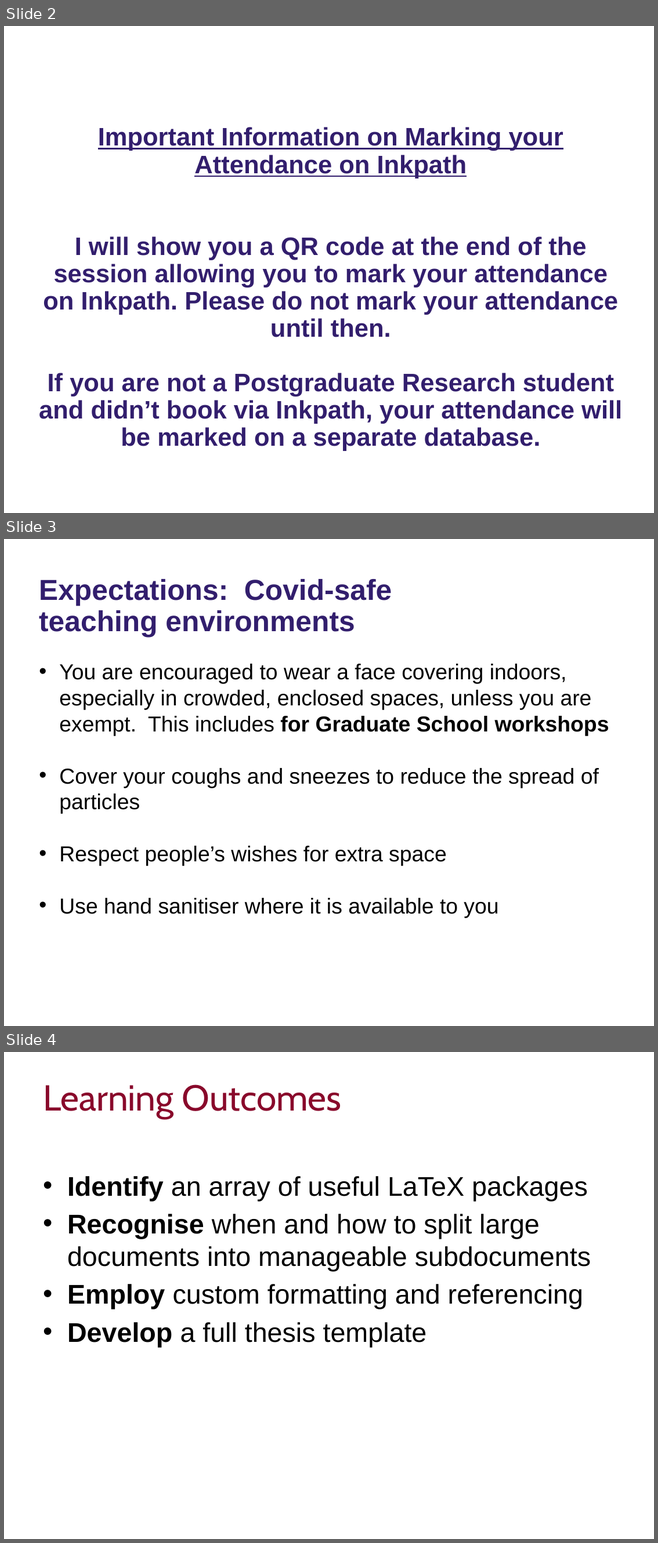
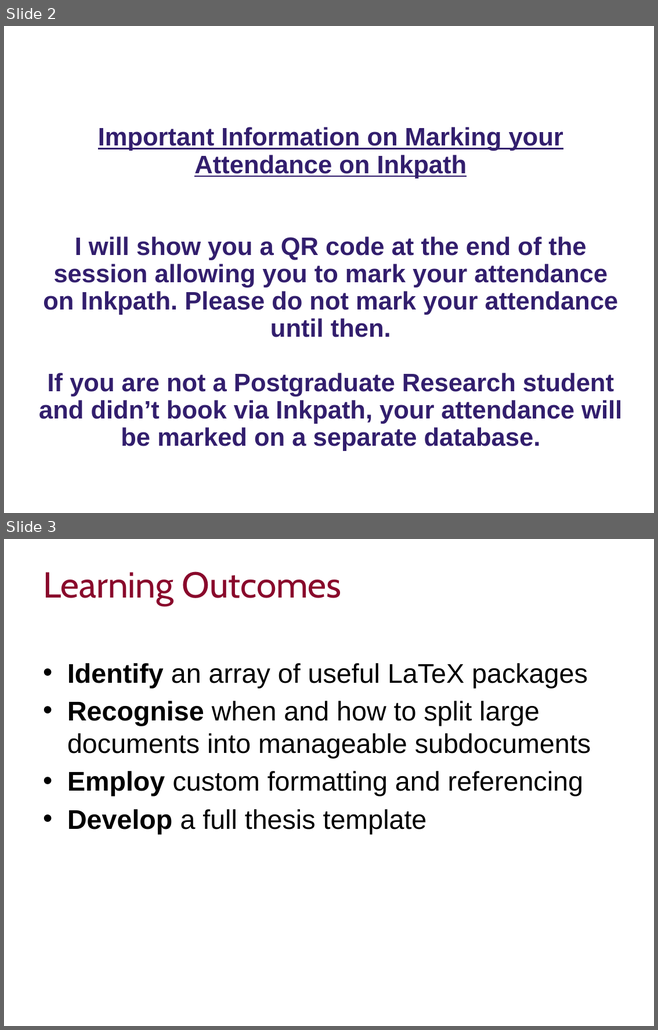
Before and after one commit to ImperialCollegeLondon/RCDS-writing-theses-in-latex, a slide deck: Writing Theses in Latex Slides.pptx. Shown one above the other, each under a label of ours: slides 2, 3 and 4 before the commit, slides 2 and 3 after it. The pictures are 658x1543 and 658x1030 pixels, drawn with LibreOffice and Linux fonts; fonts in the diff are those of the drawing; background and template pictures are left out. Boxes give left, top, right and bottom in pixels: in the first picture for what was removed or moved away, otherwise in the second. Text is boxed around its words. In the diff, an @@ line names an element or a change of style, - is before the commit and + after.

Commit message:
Removed Covid instructions

```diff
--- a/Writing Theses in Latex Slides.pptx
+++ b/Writing Theses in Latex Slides.pptx
@@ slide 3 removed at [4, 539, 654, 1026], background #FFFFFF @@
@@ text removed at [39, 579, 391, 637] @@
-Expectations: Covid-safe teaching environments
@@ subtitle removed at [59, 664, 609, 918] @@
-• You are encouraged to wear a face covering indoors, especially in crowded, enclosed spaces, unless you are exempt. This includes for Graduate School workshops
-• Cover your coughs and sneezes to reduce the spread of particles
-• Respect people’s wishes for extra space
-• Use hand sanitiser where it is available to you
@@ what was slide 4 is now slide 3 @@
```
